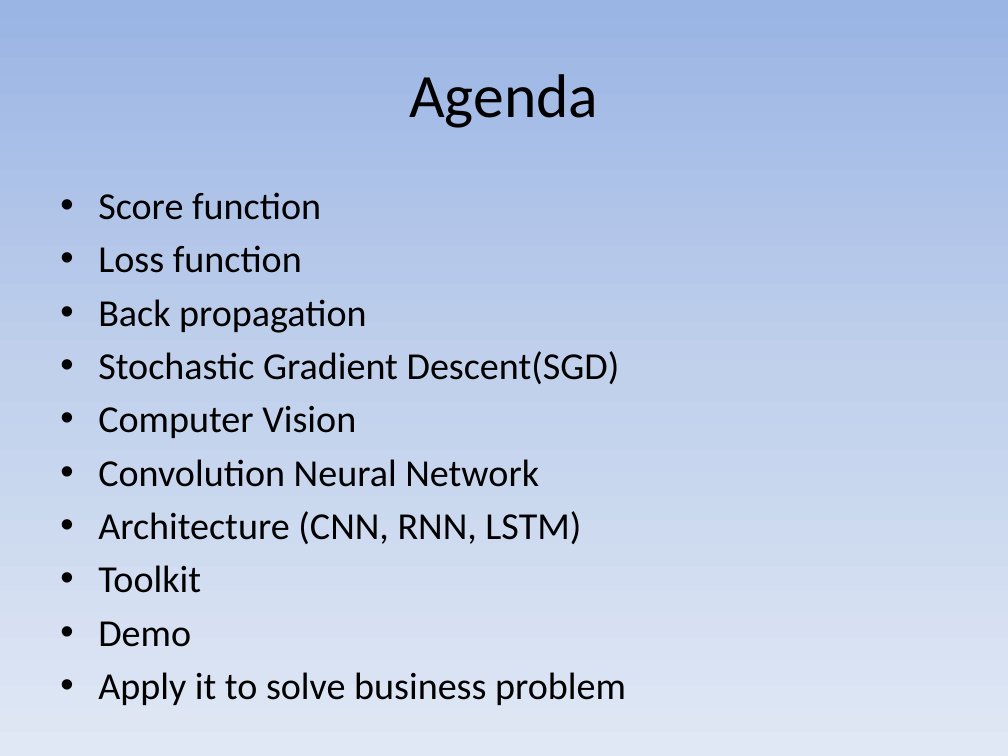
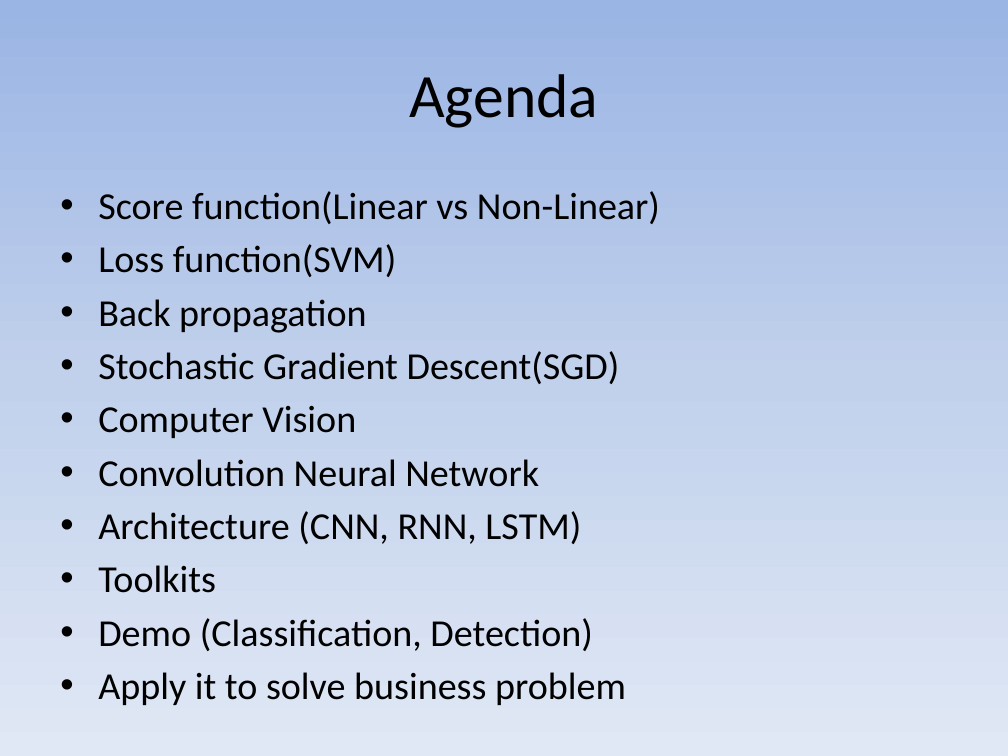
Before and after one commit to mayuanyang/ComputerVision, a slide deck: slide 2 of ai.pptx. Drawn at 1008x756 pixels with LibreOffice and Linux fonts; fonts in the diff are those of the drawing. Boxes give left, top, right and bottom in pixels: in the first picture for what was removed or moved away, otherwise in the second. Text is boxed around its words. In the diff, an @@ line names an element or a change of style, - is before the commit and + after.

Commit message:
Update ppt

```diff
--- a/ai.pptx
+++ b/ai.pptx
@@ text at (98,191,660,277): text changed @@
-• Score function
-• Loss function
+• Score function(Linear vs Non-Linear)
+• Loss function(SVM)
@@ text at (98,565,592,651): text changed @@
-• Toolkit
-• Demo
+• Toolkits
+• Demo (Classification, Detection)
```
Also in this commit, not shown: 2 other slides changed, 2 slides added, 1 slide removed.
